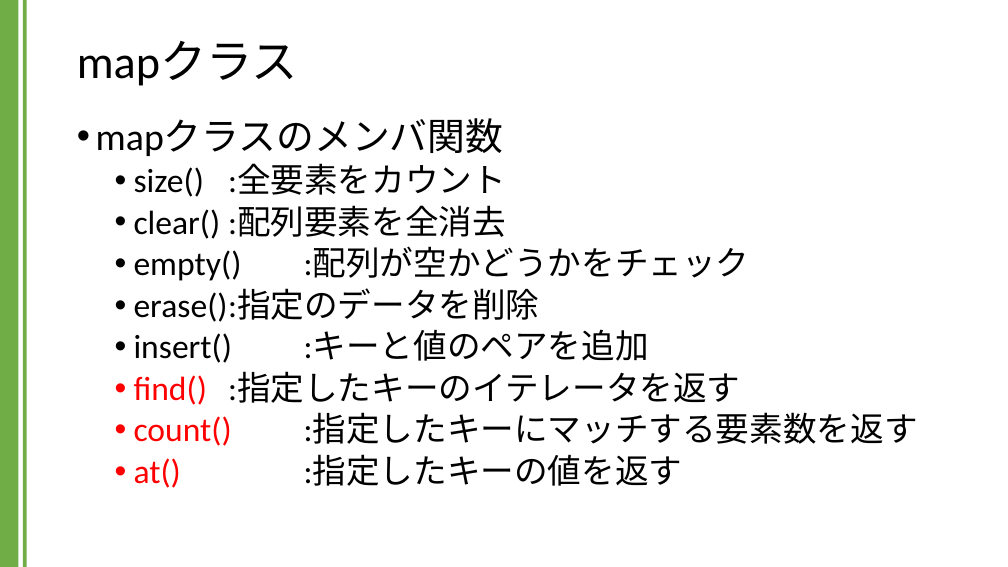
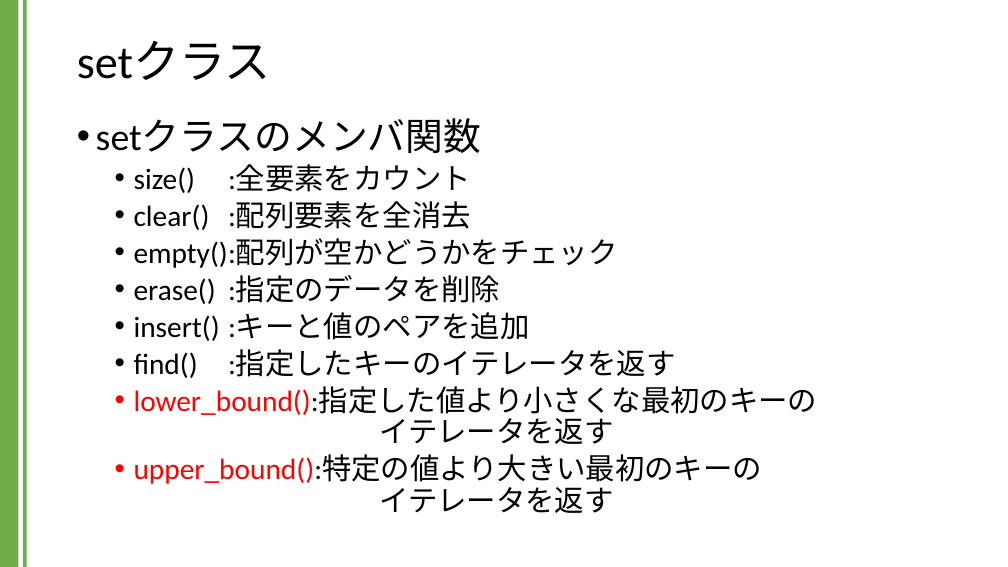
Before and after one commit to kic-murata/cpp2024, a slide deck: slide 2 of 授業資料/講義資料：Setクラス.pptx. Drawn at 1008x567 pixels with LibreOffice and Linux fonts; fonts in the diff are those of the drawing. Boxes give left, top, right and bottom in pixels: in the first picture for what was removed or moved away, otherwise in the second. Text is boxed around its words. In the diff, an @@ line names an element or a change of style, - is before the commit and + after.

```diff
--- a/授業資料/講義資料：Setクラス.pptx
+++ b/授業資料/講義資料：Setクラス.pptx
@@ title at [77,41,271,80]: text changed @@
-mapクラス
+setクラス
@@ text at [96,118,481,153]: text changed @@
-• mapクラスのメンバ関数
+• setクラスのメンバ関数
@@ text at [134,164,676,378]: size 32 to 28 pt in "size() :全要素をカウント", "clear() :配列要素を全消去", "empty() :配列が空かどうかをチェック", "erase() :指定のデータを削除" and 2 more places; text colour #FF0000 to #000000 in "find()" @@
@@ text at [134,386,818,513]: text changed; size 32 to 28 pt @@
-  • count() :指定したキーにマッチする要素数を返す
-  • at() :指定したキーの値を返す
+  • lower_bound():指定した値より小さくな最初のキーの
+    イテレータを返す
+  • upper_bound():特定の値より大きい最初のキーの
+    イテレータを返す
```
Also in this commit, not shown: 6 other slides changed, 3 slides added, 3 slides removed, 1 other file.
